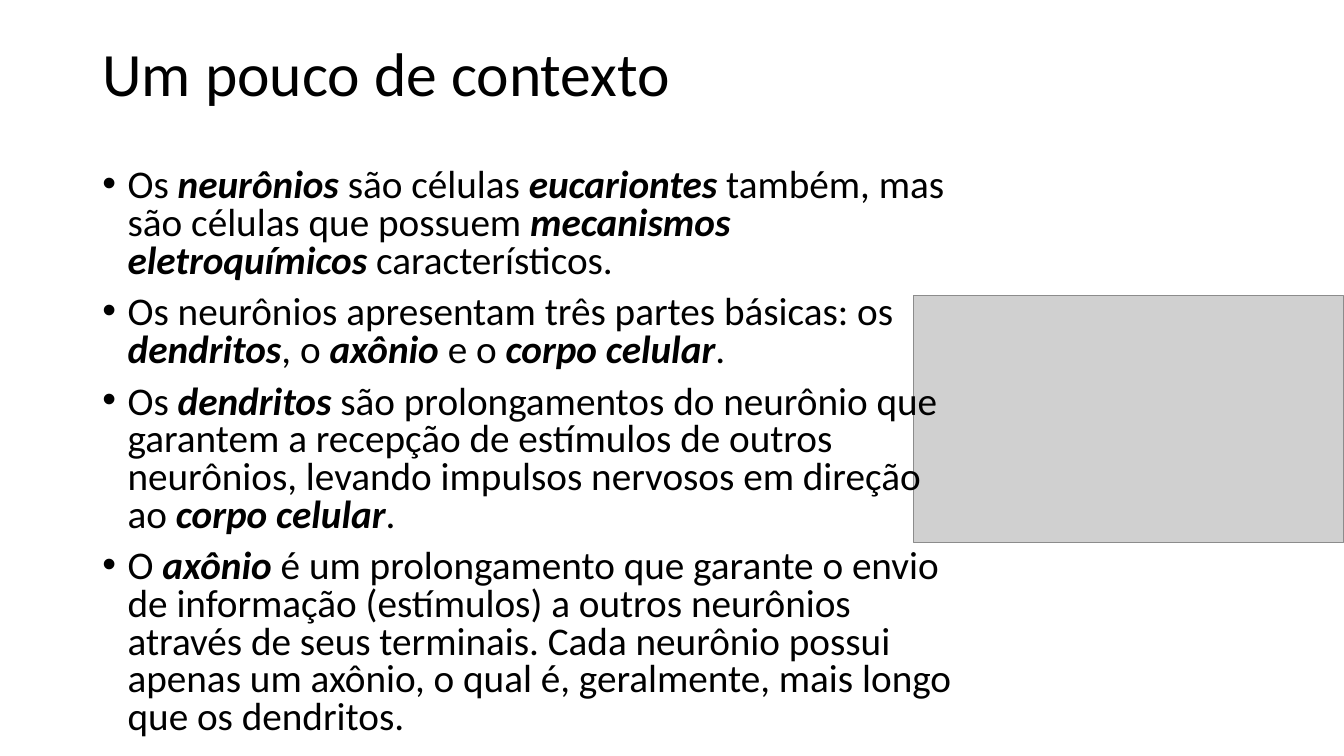
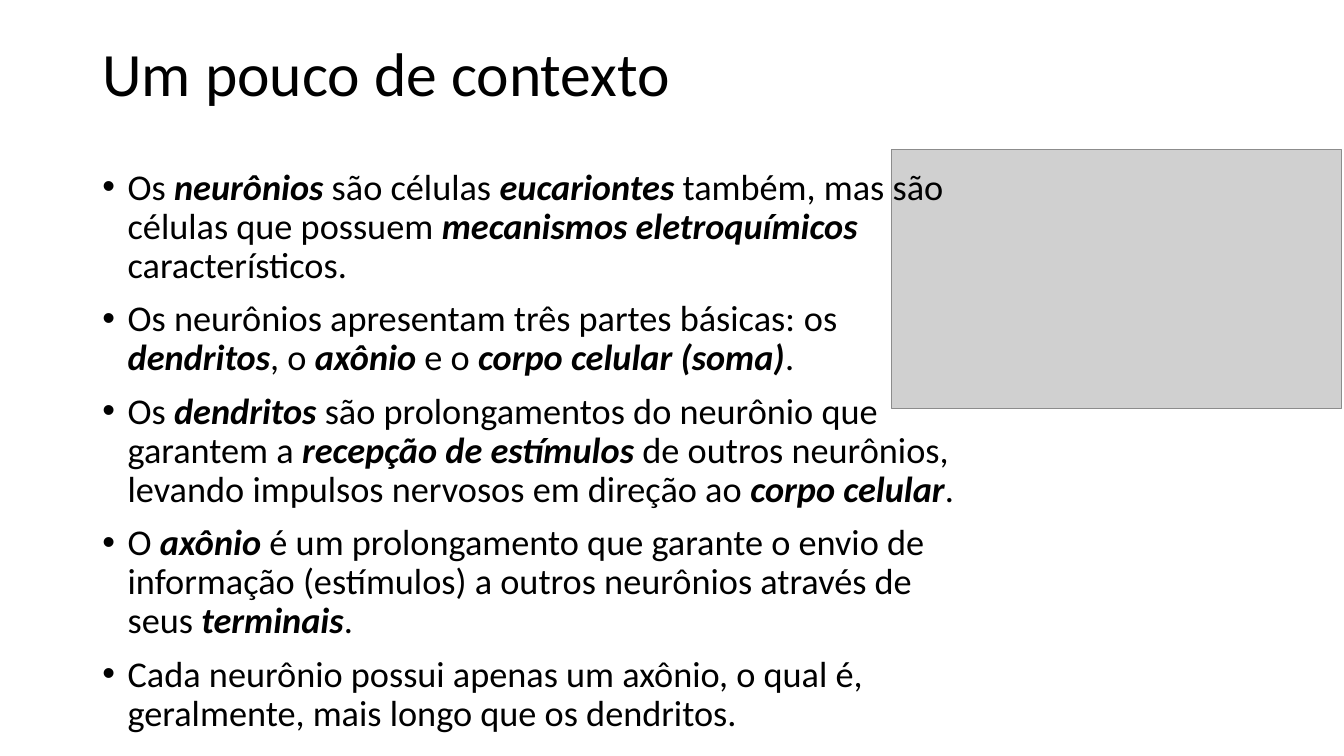
Before and after one commit to zz4fap/t320_aprendizado_de_maquina, a slide deck: slide 6 of slides/T320_Redes_Neurais_Artificiais (Parte I).pptx. Drawn at 1344x756 pixels with LibreOffice and Linux fonts; fonts in the diff are those of the drawing; grey boxes stand for pictures. Boxes give left, top, right and bottom in pixels: in the first picture for what was removed or moved away, otherwise in the second. Text is boxed around its words. In the diff, an @@ line names an element or a change of style, - is before the commit and + after.

```diff
--- a/slides/T320_Redes_Neurais_Artificiais (Parte I).pptx
+++ b/slides/T320_Redes_Neurais_Artificiais (Parte I).pptx
@@ text at box(128, 174, 954, 508): size 28 to 25.9 pt in "Os neurônios são células eucariontes também, mas ...", "Os dendritos são prolongamentos do neurônio que ..."; bold on, italic on in "recepção de estímulos"; line spacing 0.8 to 0.9 @@
@@ picture: place and size @@
-picture at box(913, 296, 1344, 543)
+picture at box(891, 150, 1342, 408)
@@ text at box(128, 305, 837, 376): text changed; size 28 to 25.9 pt @@
-• Os neurônios apresentam três partes básicas: os dendritos, o axônio e o corpo celular.
+• Os neurônios apresentam três partes básicas: os dendritos, o axônio e o corpo celular (soma).
@@ text at box(128, 529, 924, 733): text changed; size 28 to 25.9 pt @@
-• O axônio é um prolongamento que garante o envio de informação (estímulos) a outros neurônios através de seus terminais. Cada neurônio possui apenas um axônio, o qual é, geralmente, mais longo que os dendritos.
+• O axônio é um prolongamento que garante o envio de informação (estímulos) a outros neurônios através de seus terminais.
+• Cada neurônio possui apenas um axônio, o qual é, geralmente, mais longo que os dendritos.
```
Also in this commit, not shown: 5 other slides changed, 1 slide added, 1 other file.
